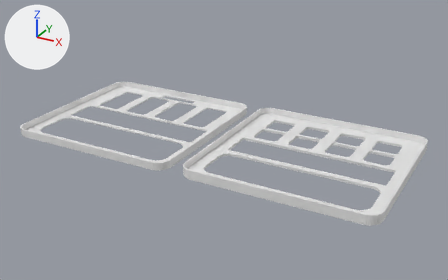
A saved change to the Blender file streamdeckplusfiles.blend.
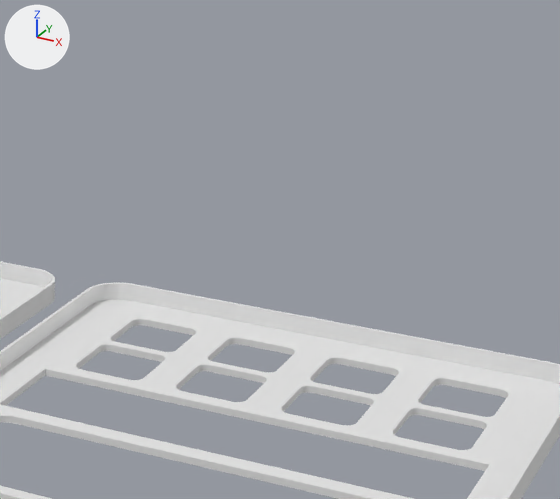
Each version appears first whole from a camera (50 mm lens) standing at (225.0, -395.0, 195.0) and looking at (5.0, 5.0, -5.0), and next in a close-up on the part from 51% to 94% of the width and 4% to 65% of the height. Arrows for +X, +Y and +Z are at upper left; the lights stay in place.

Objects in the first close-up: 'Stream Deck Plus Faceplate', 'Stream Deck Plus face cover'.
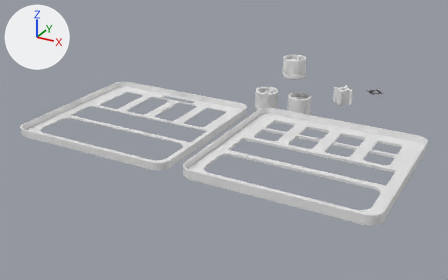
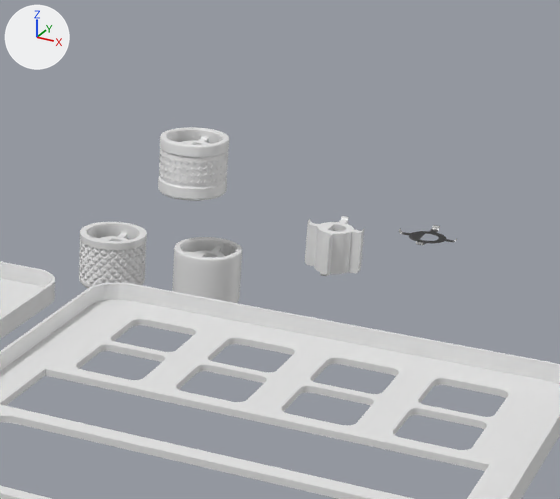
Commit message: added knobs

Boxes [x1, y1, x2, y2] around the edits, measured in the close-ups (560 x 499 px):
```json
{"object": "Cylinder.001", "change": "added", "after": [158, 127, 229, 201]}
{"object": "Stream_Deck_Plus_Knob_20.87mm", "change": "added", "after": [79, 222, 147, 288]}
{"object": "Cylinder", "change": "added", "after": [172, 237, 242, 303]}
{"object": "insert", "change": "added", "after": [305, 216, 364, 276]}
{"object": "insert.001", "change": "added", "after": [399, 225, 457, 245]}
```

The change, as JSON lines over the scene's bpy script:
```json
{"op": "add", "block": "me_cylinder_001", "code": ["me_cylinder_001 = bpy.data.meshes.new('Cylinder.001')", "me_cylinder_001.from_pydata(...)  # 2801 vertices, 2791 faces; spans x -10.6..10.1, y -10.3..10.4, z -10.1..6.9", "me_cylinder_001.polygons.foreach_set('use_smooth', [True] * 2791)"]}
{"op": "add", "block": "me_stream_deck_plus_knob_20_87mm_002", "code": ["me_stream_deck_plus_knob_20_87mm_002 = bpy.data.meshes.new('Stream_Deck_Plus_Knob_20.87mm.002')", "me_stream_deck_plus_knob_20_87mm_002.from_pydata(...)  # 1320 vertices, 2316 faces; spans x -8.4..8.3, y -8.3..8.3, z 5.6..6.7"]}
{"op": "add", "block": "me_stream_deck_plus_knob_20_87mm_001", "code": ["me_stream_deck_plus_knob_20_87mm_001 = bpy.data.meshes.new('Stream_Deck_Plus_Knob_20.87mm.001')", "me_stream_deck_plus_knob_20_87mm_001.from_pydata(...)  # 1644 vertices, 2640 faces; spans x -8.4..8.3, y -8.3..8.3, z -6.9..6.7"]}
{"op": "add", "block": "me_cylinder", "code": ["me_cylinder = bpy.data.meshes.new('Cylinder')", "me_cylinder.from_pydata(...)  # 1681 vertices, 1927 faces; spans x -10.6..10.1, y -10.3..10.4, z -10.1..6.9", "me_cylinder.polygons.foreach_set('use_smooth', [True] * 1927)"]}
{"op": "add", "block": "me_stream_deck_plus_knob_20_87mm", "code": ["me_stream_deck_plus_knob_20_87mm = bpy.data.meshes.new('Stream_Deck_Plus_Knob_20.87mm')", "me_stream_deck_plus_knob_20_87mm.from_pydata(...)  # 16354 vertices, 32704 faces; spans x -10.5..10.4, y -10.4..10.4, z -7.9..8.8"]}
{"op": "add", "block": "ob_cylinder_001", "code": ["ob_cylinder_001 = bpy.data.objects.new('Cylinder.001', me_cylinder_001)", "ob_cylinder_001.location = (26.1, 95.2, 36.5)"]}
{"op": "add", "block": "ob_insert_001", "code": ["ob_insert_001 = bpy.data.objects.new('insert.001', me_stream_deck_plus_knob_20_87mm_002)", "ob_insert_001.location = (98.7, 95.2, 18.1)"]}
{"op": "add", "block": "ob_insert", "code": ["ob_insert = bpy.data.objects.new('insert', me_stream_deck_plus_knob_20_87mm_001)", "ob_insert.location = (71.4, 95.2, 16.5)"]}
{"op": "add", "block": "ob_cylinder", "code": ["ob_cylinder = bpy.data.objects.new('Cylinder', me_cylinder)", "ob_cylinder.location = (32.2, 95.2, 2.3)"]}
{"op": "add", "block": "ob_stream_deck_plus_knob_20_87mm", "code": ["ob_stream_deck_plus_knob_20_87mm = bpy.data.objects.new('Stream_Deck_Plus_Knob_20.87mm', me_stream_deck_plus_knob_20_87mm)", "ob_stream_deck_plus_knob_20_87mm.location = (0.0, 95.2, 0.0)"]}
```
